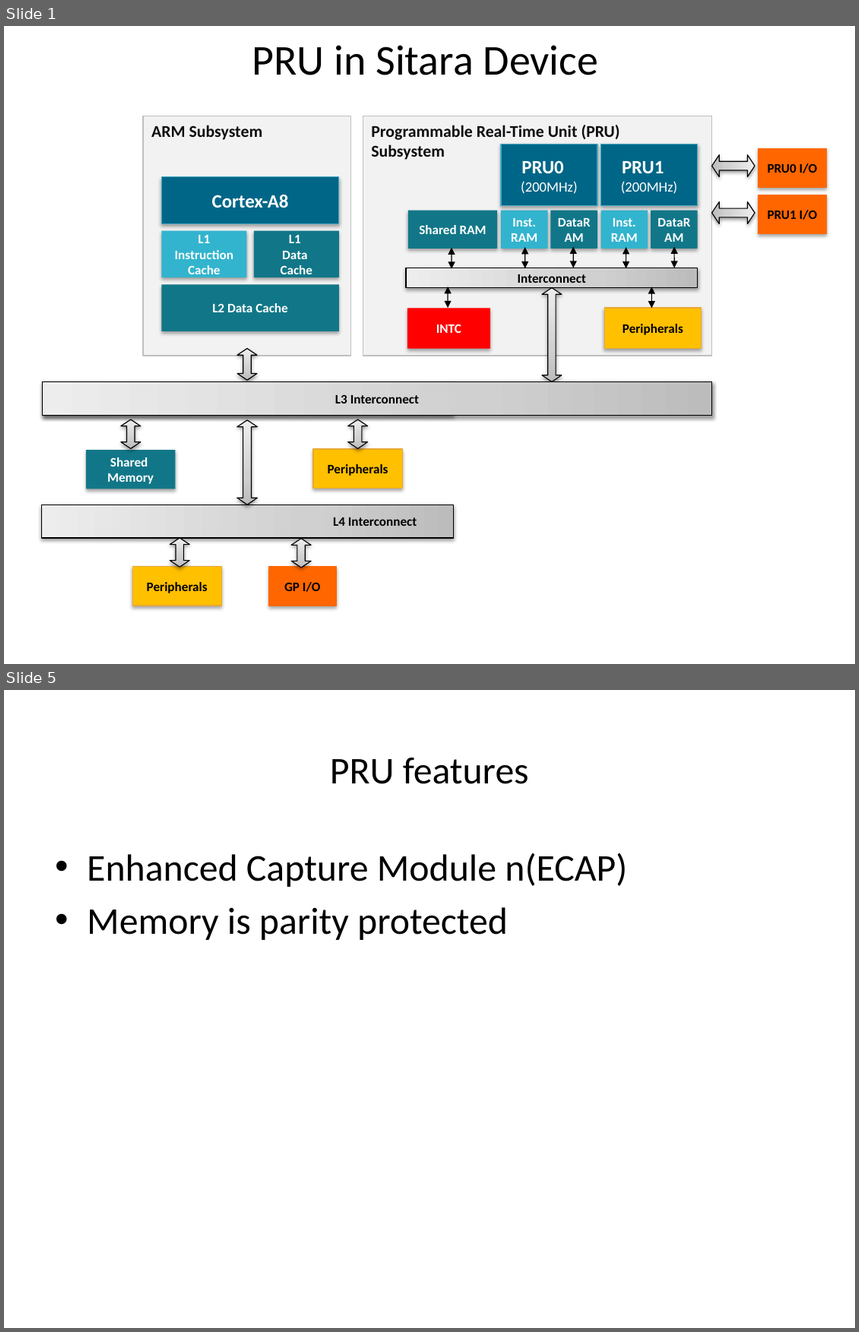
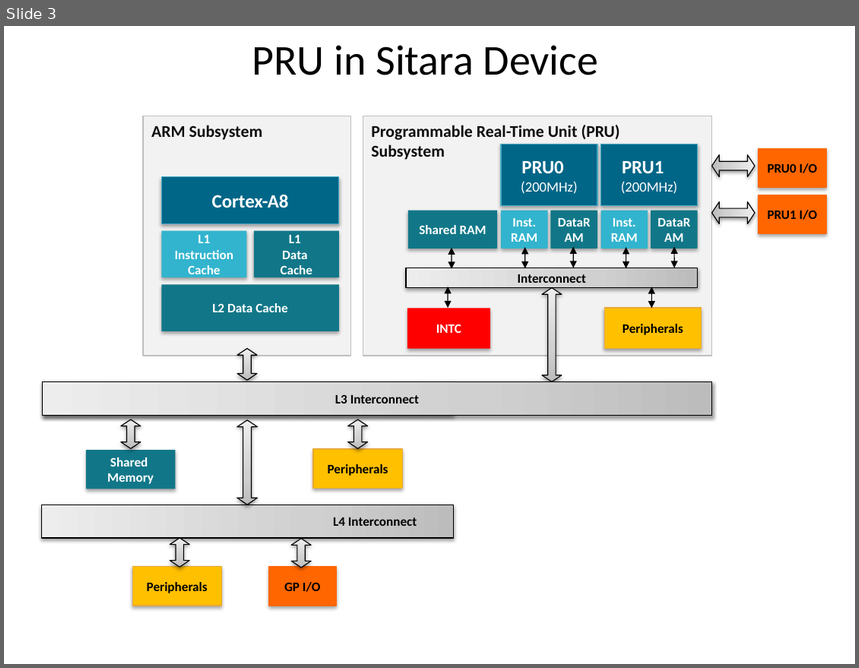
Before and after one commit to hari1989/keystone-workshop, a slide deck: preliminary/Working/presentations/Sitara/PRU in Sitara Device.pptx. Shown one above the other, each under a label of ours: slides 1 and 5 before the commit, slide 3 after it; the slides between them are not shown. The pictures are 859x1332 and 859x668 pixels, drawn with LibreOffice and Linux fonts; fonts in the diff are those of the drawing. Boxes give left, top, right and bottom in pixels: in the first picture for what was removed or moved away, otherwise in the second. Text is boxed around its words. In the diff, an @@ line names an element or a change of style, - is before the commit and + after.

```diff
--- a/preliminary/Working/presentations/Sitara/PRU in Sitara Device.pptx
+++ b/preliminary/Working/presentations/Sitara/PRU in Sitara Device.pptx
@@ slide 5 removed at (4, 690, 855, 1328), background #FFFFFF @@
@@ title removed at (330, 758, 529, 784) @@
-PRU features
@@ text removed at (87, 853, 627, 940) @@
-• Enhanced Capture Module n(ECAP)
-• Memory is parity protected
@@ what was slide 1 is now slide 3 @@
```
Also in this commit, not shown: 2 slides changed, 48 slides added, 4 other slides removed.
